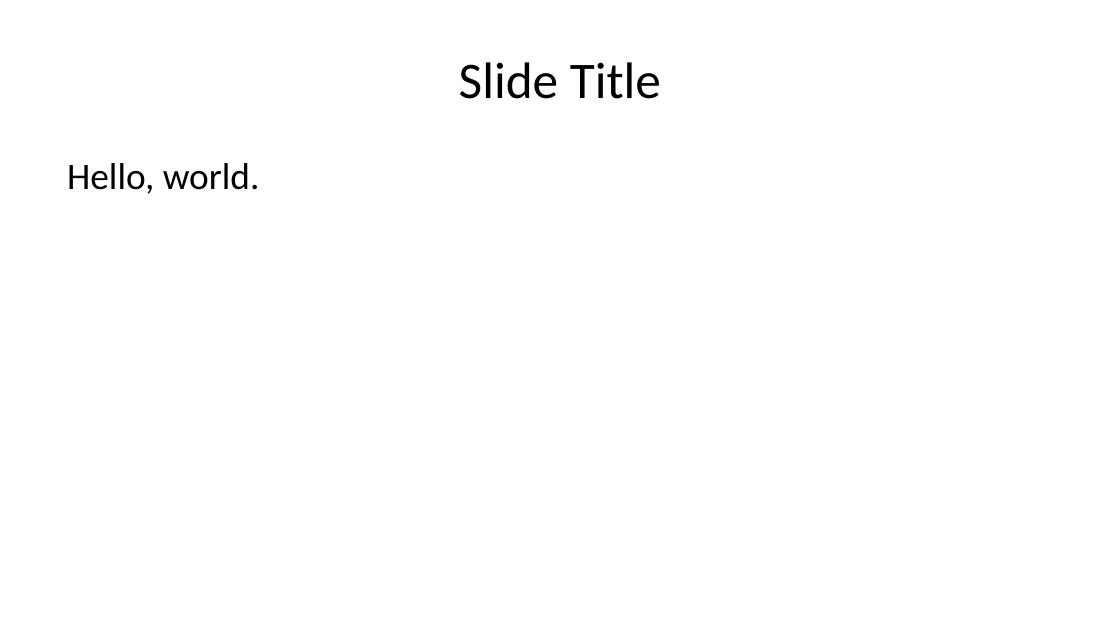
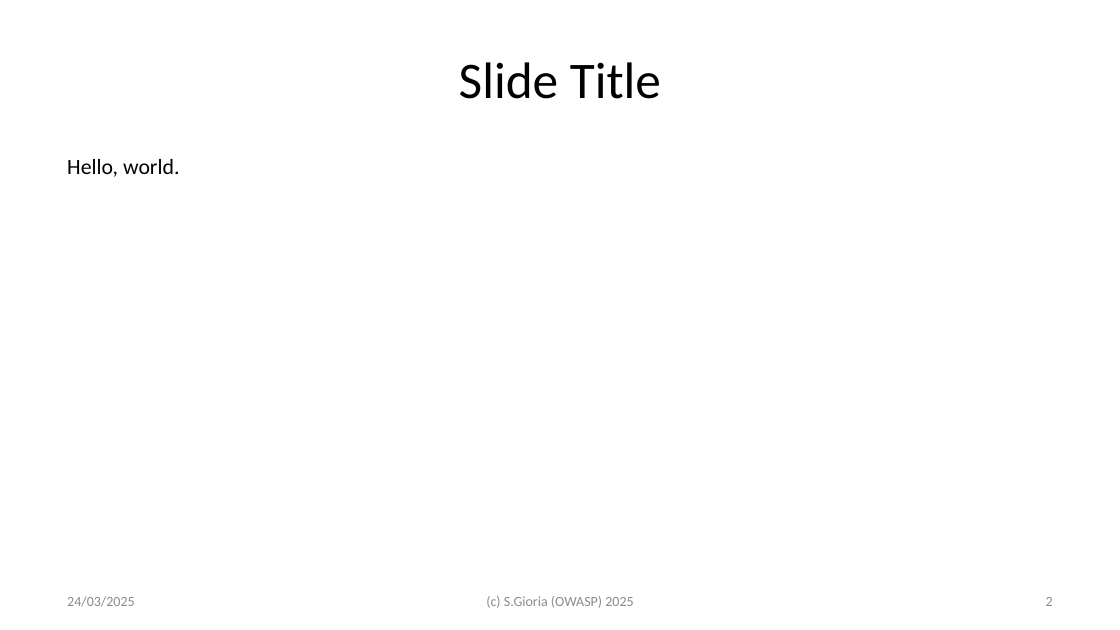
Before and after one commit to SPoint42/spoint42.github.io, a slide deck: slide 2 of pptx/template.pptx. Drawn at 1120x630 pixels with LibreOffice and Linux fonts; fonts in the diff are those of the drawing. Boxes give left, top, right and bottom in pixels: in the first picture for what was removed or moved away, otherwise in the second. Text is boxed around its words. In the diff, an @@ line names an element or a change of style, - is before the commit and + after.

```diff
--- a/pptx/template.pptx
+++ b/pptx/template.pptx
@@ text "Hello, world." at [67,159,179,177]: size 24 to 14 pt; less space between paragraphs @@
@@ text added at [67,596,135,607], 9 pt, text #8C8C8C @@
+24/03/2025
@@ text added at [486,596,633,608], 9 pt, text #8C8C8C @@
+(c) S.Gioria (OWASP) 2025
@@ page number added at [1046,597,1053,606], 9 pt, text #8C8C8C @@
+2
```
Also in this commit, not shown: 1 other slide changed, 3 other files.
